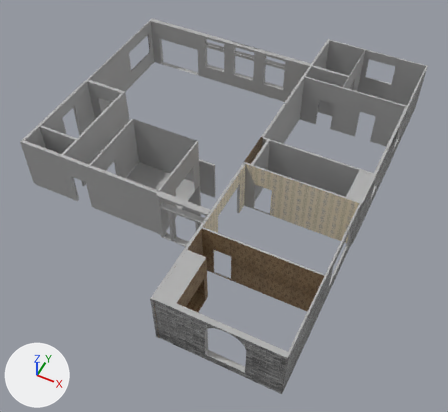
The Blender file Game 2/Assets/Blender Imports/FirstFloorWalls(Rooms Separated).blend as it was, and as the next commit left it.
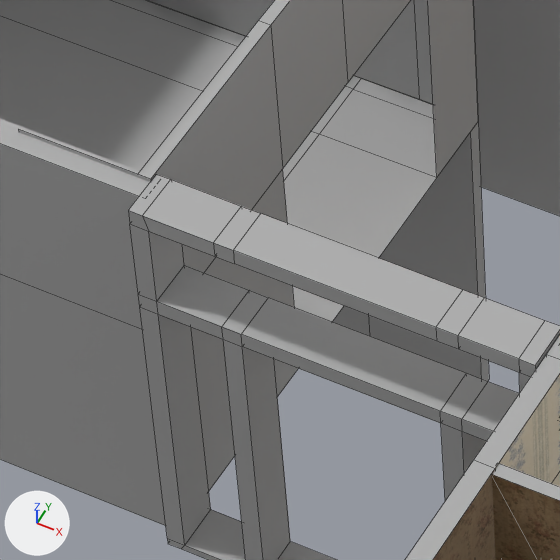
There are two pictures of each version: one whole from a camera (50 mm lens) standing at (37.2, -50.0, 49.8) and looking at (16.3, -8.2, -2.4), one close up on the part from 31% to 47% of the width and 41% to 58% of the height. Arrows for +X, +Y and +Z are at lower left; the lights stay in place. The older version's two pictures come first. The close-ups show mesh edges as thin lines.

Names of what the first close-up shows: 'Basement Stairs', 'Front Door', 'Guest Bedroom', 'Guest Hallway', 'Half Bathroom', 'Irrelevant Areas', 'Library', 'Main Area Walls'.
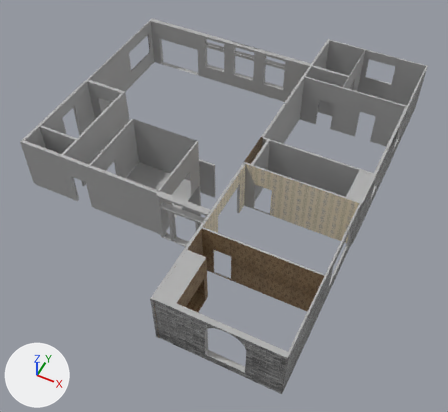
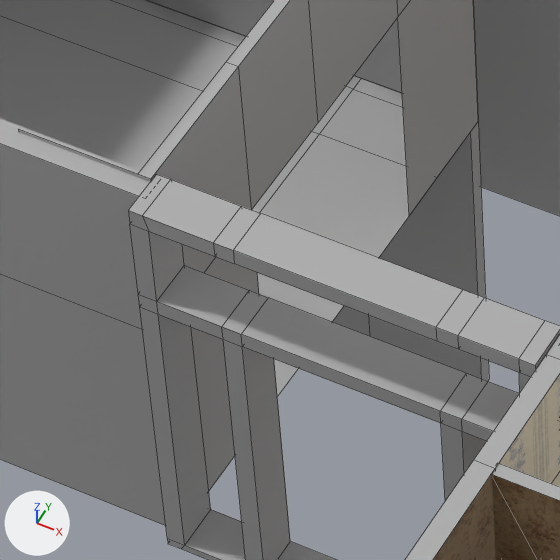
Boxes (x1, y1, x2, y2) around the edits, measured in the close-ups (560 x 560 px; the box of a moved part takes in the faces that stretch with it):
part 1 of me_plane_025, moved or reshaped
    before: (201, 0, 440, 397)
    after: (201, 0, 440, 294)

What changed in the scene script:
```text
Change me_plane_025:
    where me_plane_025.from_pydata(...)  # 342 vertices, 236 faces; spans x -19.4..3.2, y -8.4..3.5, z -16.1..10.1
    used by ob_main_area_walls; location = (16.4, -6.52, 2.87); rotation_euler = (1.571, 0.0, 0.0), in degrees (90, 0, 0)
    me_plane_025 part 1: all 11 vertices in x -3.2..-3.0, y -2.9..3.5, z 3.1..6.9 are moved by (0.0, 0.0, 0.8)
```
